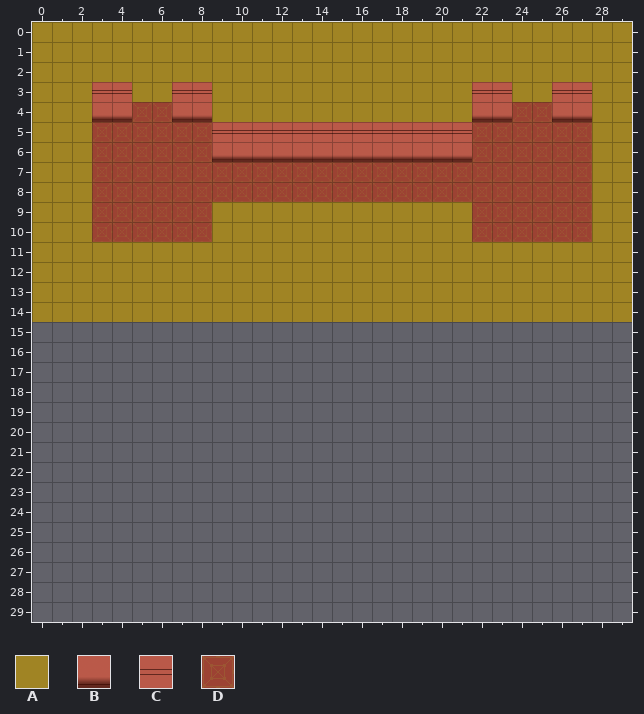
Tiled map (JSON): Assets/tilemaps/testoutside.json. The first picture shows the starting point.
Cells are 32x32 px. Shown: x 0..29, y 0..29. The old version is drawn lined up with the new one.
Key: from "test-tiles-outside": A 0, B 1, C 2, D 3.
_ is an empty cell.
Objects are placed by their top-left corner, in cells (3,4 is the top-left corner of cell 3,4); size is 1x1 cell unless given.
Layer "Tile Layer 1" before, first column x 0:
 0 AAAAAAAAAAAAAAAAAAAAAAAAAAAAAA
 1 AAAAAAAAAAAAAAAAAAAAAAAAAAAAAA
 2 AAAAAAAAAAAAAAAAAAAAAAAAAAAAAA
 3 AAACCAACCAAAAAAAAAAAAACCAACCAA
 4 AAABBDDBBAAAAAAAAAAAAABBDDBBAA
 5 AAADDDDDDCCCCCCCCCCCCCDDDDDDAA
 6 AAADDDDDDBBBBBBBBBBBBBDDDDDDAA
 7 AAADDDDDDDDDDDDDDDDDDDDDDDDDAA
 8 AAADDDDDDDDDDDDDDDDDDDDDDDDDAA
 9 AAADDDDDDAAAAAAAAAAAAADDDDDDAA
10 AAADDDDDDAAAAAAAAAAAAADDDDDDAA
11 AAAAAAAAAAAAAAAAAAAAAAAAAAAAAA
12 AAAAAAAAAAAAAAAAAAAAAAAAAAAAAA
13 AAAAAAAAAAAAAAAAAAAAAAAAAAAAAA
14 AAAAAAAAAAAAAAAAAAAAAAAAAAAAAA
15 ______________________________
16 ______________________________
17 ______________________________
18 ______________________________
19 ______________________________
20 ______________________________
21 ______________________________
22 ______________________________
23 ______________________________
24 ______________________________
25 ______________________________
26 ______________________________
27 ______________________________
28 ______________________________
29 ______________________________
Now the later version:
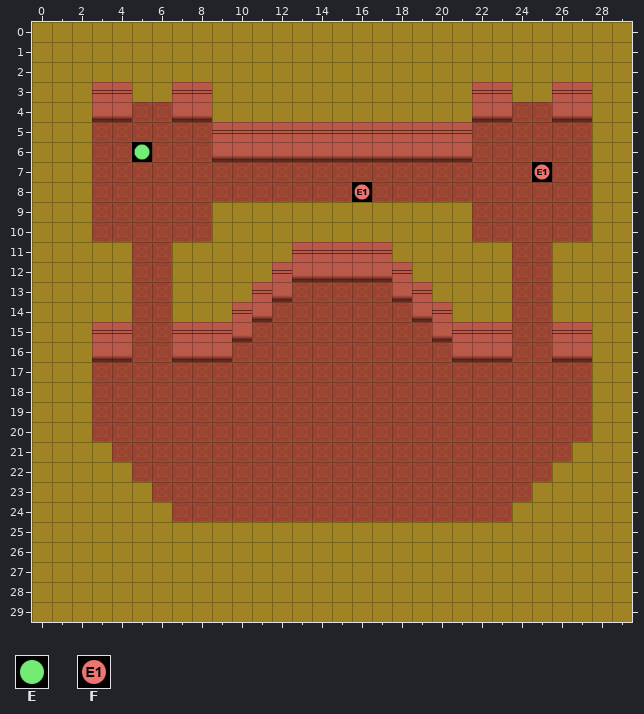
Further tiles: from "test-tiles-outside": E 12, F 13.
Edits made:
map size 30x15 -> 30x30 cells
Layer "Tile Layer 1":
The author put tile A in rows 15 to 20 at x 0 to 2 and 28 to 29; in row 21 at x 0 to 3 and 27 to 29; in row 22 at x 0 to 4 and 26 to 29; in row 23 at x 0 to 5 and 25 to 29; in row 24 at x 0 to 6 and 24 to 29; in rows 25 to 29 at x 0 to 29.
Tile A becomes tile B in row 12 at x 13 to 17; in row 13 at x 12 and 18; in row 14 at x 11 and 19.
The author put tile B in row 15 at x 10 and 20; in row 16 at x 3 to 4, 7 to 9, 21 to 23 and 26 to 27.
Tile A becomes tile C in row 11 at x 13 to 17; in row 12 at x 12 and 18; in row 13 at x 11 and 19; in row 14 at x 10 and 20.
The author put tile C in row 15 at x 3 to 4, 7 to 9, 21 to 23 and 26 to 27.
Tile A becomes tile D in rows 11 to 12 at x 5 to 6 and 24 to 25; in row 13 at x 5 to 6, 13 to 17 and 24 to 25; in row 14 at x 5 to 6, 12 to 18 and 24 to 25.
The author put tile D in row 15 at x 5 to 6, 11 to 19 and 24 to 25; in row 16 at x 5 to 6, 10 to 20 and 24 to 25; in rows 17 to 20 at x 3 to 27; in row 21 at x 4 to 26; in row 22 at x 5 to 25; in row 23 at x 6 to 24.
The author put tile D in row 24 at x 7 to 23.
Layer "Object Layer 1" (added):
A new object: E at 5,6.
A new object: F at 25,7.
A new object: F at 16,8.
Boxes around the changes in both pictures, in picture pixels (x1, y1, x2, y2):
added: (132, 142, 152, 162)
added: (532, 162, 552, 182)
added: (352, 182, 372, 202)
changed: (32, 242, 632, 622)
